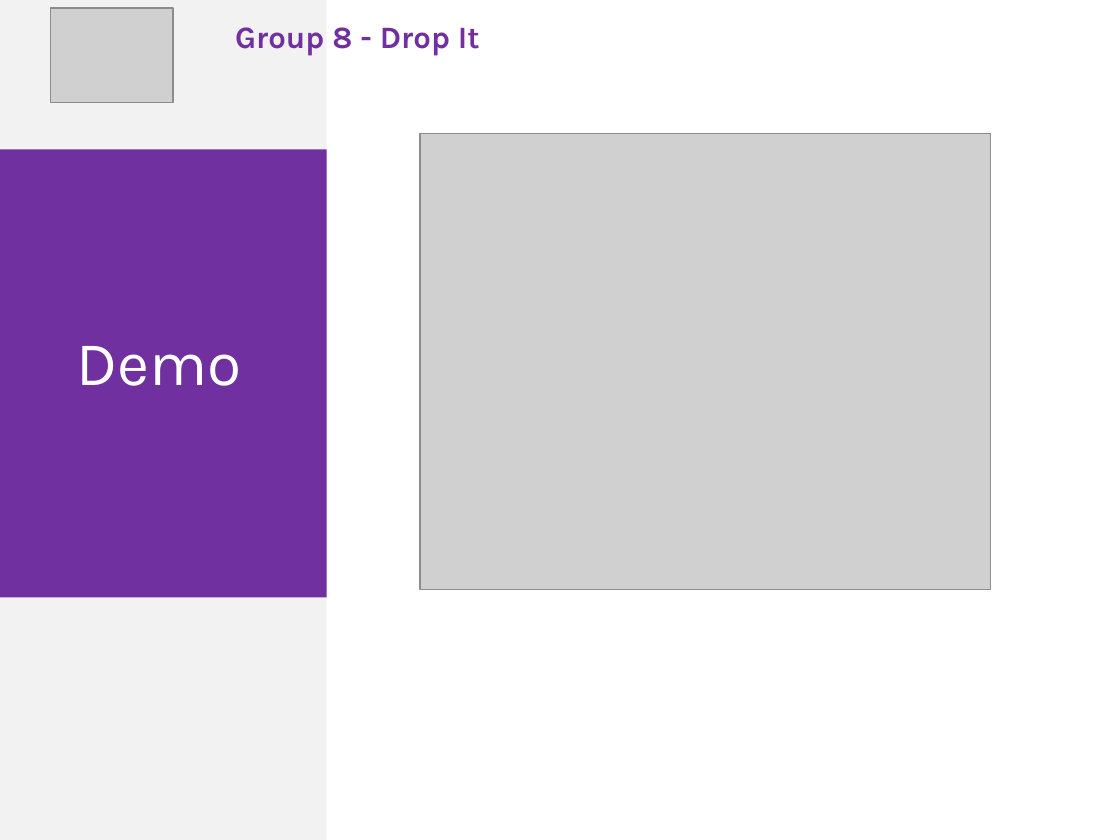
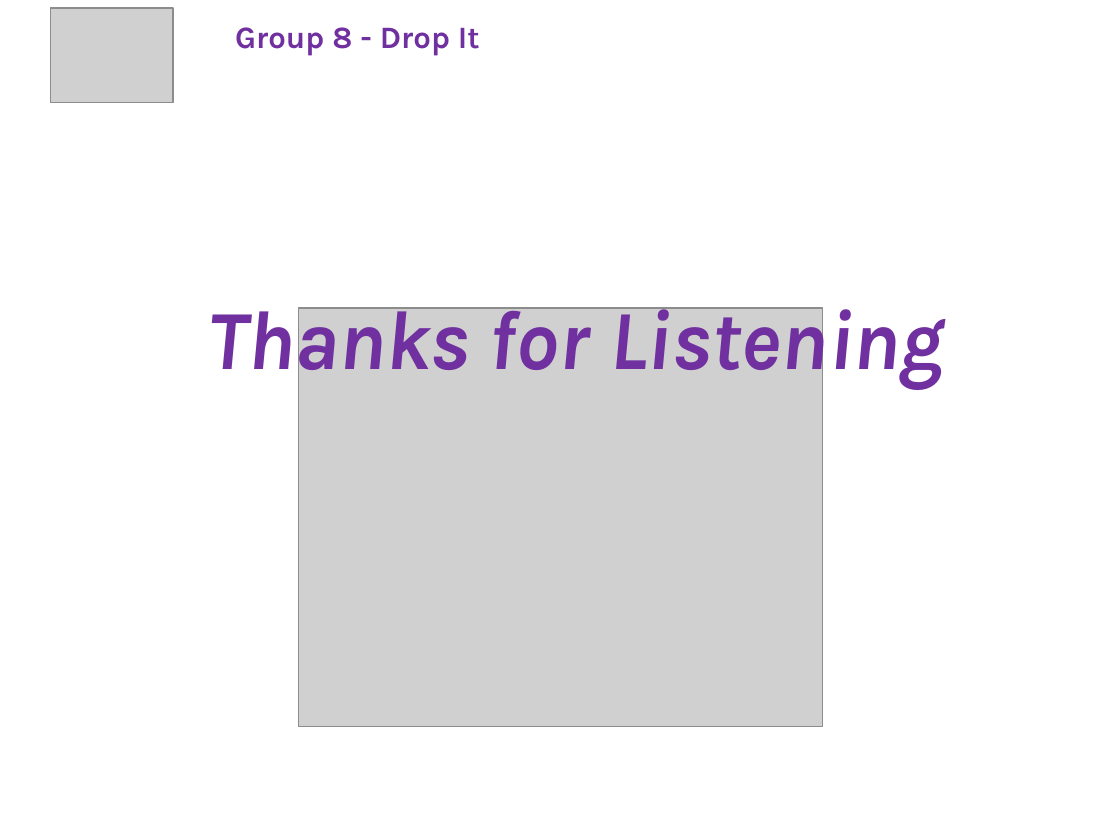
Before and after one commit to phonglk/fptu_capstone, a slide deck: slide 20 of Document/Present.pptx (slide 17 before the commit). Drawn at 1120x840 pixels with LibreOffice and Linux fonts; fonts in the diff are those of the drawing; grey boxes stand for pictures. Boxes give left, top, right and bottom in pixels: in the first picture for what was removed or moved away, otherwise in the second. Text is boxed around its words. In the diff, an @@ line names an element or a change of style, - is before the commit and + after.

```diff
--- a/Document/Present.pptx
+++ b/Document/Present.pptx
@@ rectangle removed at box(0, 0, 327, 840) @@
@@ rectangle removed at box(0, 149, 327, 597) @@
@@ text added at box(207, 293, 944, 389), 54 pt, text #7030A0, bold, italic @@
+Thanks for Listening
@@ picture: place and size @@
-picture at box(420, 133, 990, 589)
+picture at box(299, 308, 822, 727)
@@ text removed at box(76, 346, 241, 386) @@
-Demo
```
Also in this commit, not shown: 3 other slides changed, 4 slides added, 1 slide removed.
